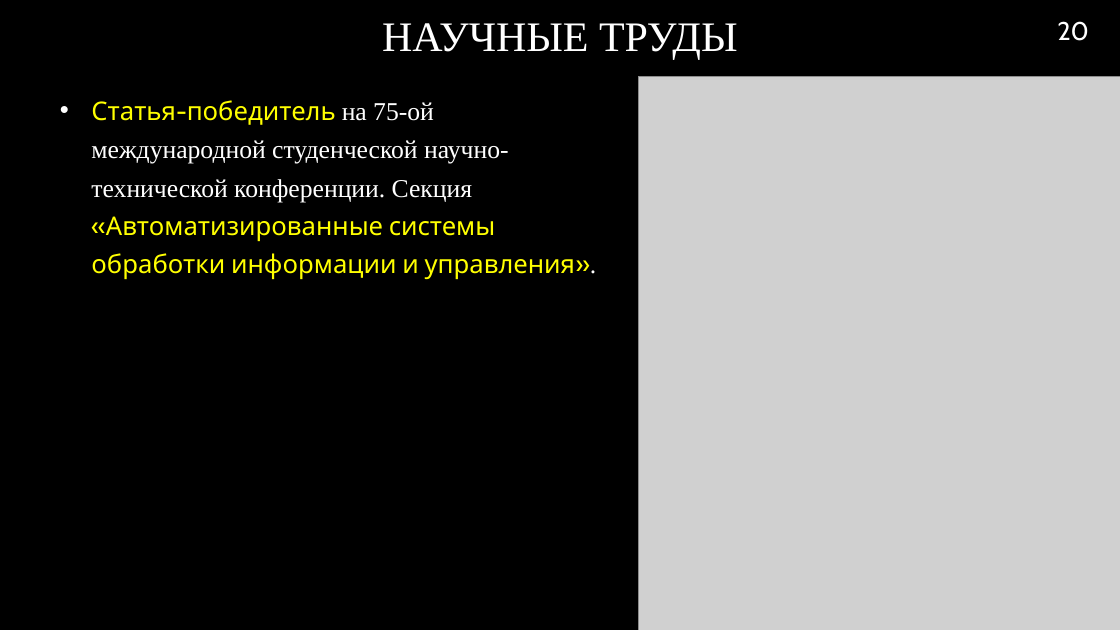
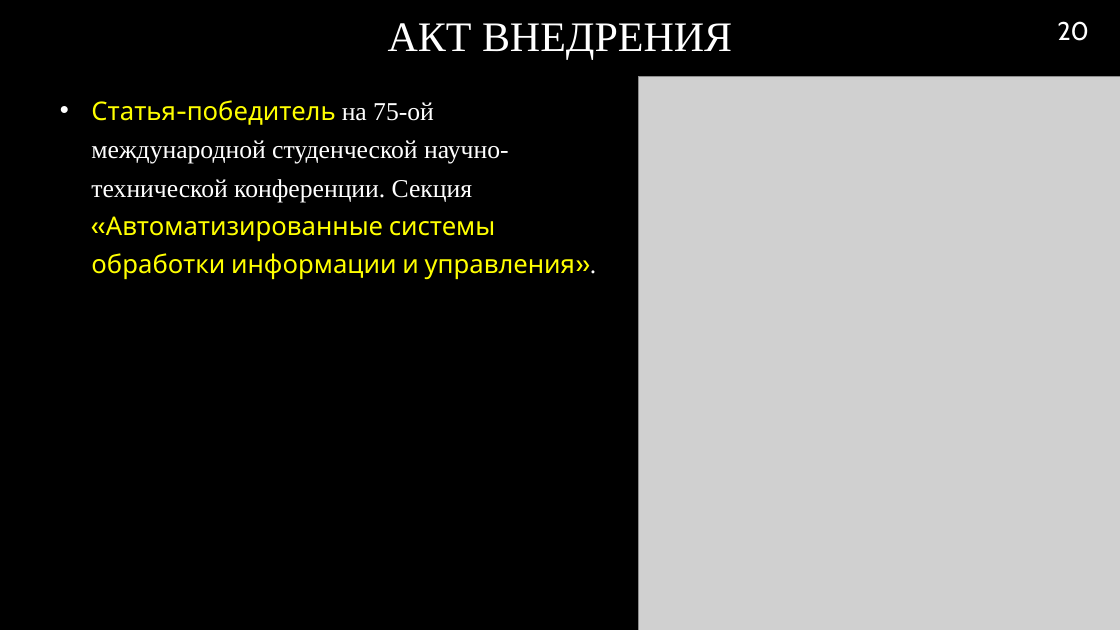
Before and after one commit to RAdKuzur/ASTU, a slide deck: slide 20 of Дипломная работа/Диплом/Презентация.pptx. Drawn at 1120x630 pixels with LibreOffice and Linux fonts; fonts in the diff are those of the drawing; grey boxes stand for pictures; background and template pictures are left out. Boxes give left, top, right and bottom in pixels: in the first picture for what was removed or moved away, otherwise in the second. Text is boxed around its words. In the diff, an @@ line names an element or a change of style, - is before the commit and + after.

```diff
--- a/Дипломная работа/Диплом/Презентация.pptx
+++ b/Дипломная работа/Диплом/Презентация.pptx
@@ title at [388, 23, 732, 59]: text changed @@
-НАУЧНЫЕ ТРУДЫ
+АКТ ВНЕДРЕНИЯ
```
Also in this commit, not shown: 1 slide added, 1 slide removed, 3 other files.
